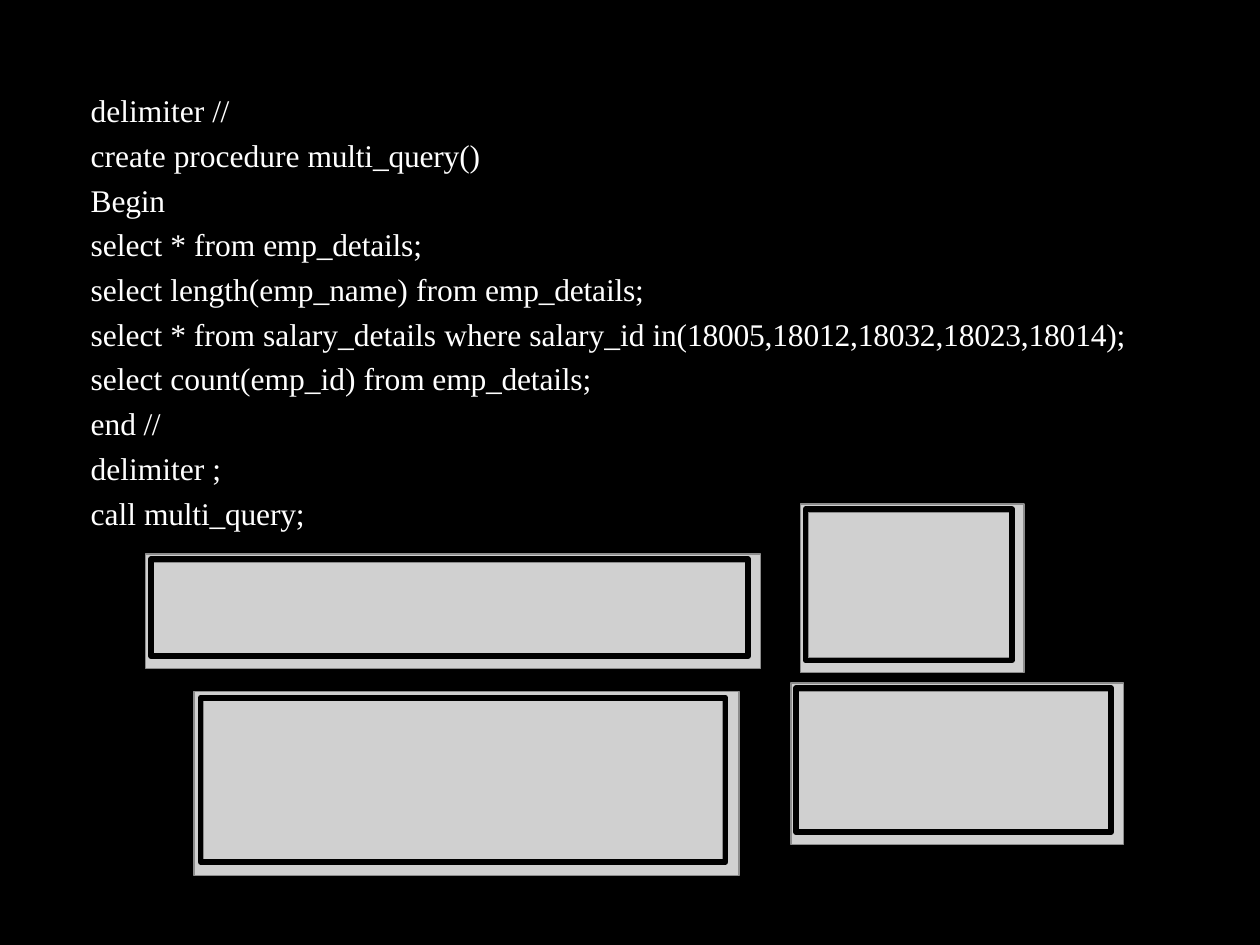
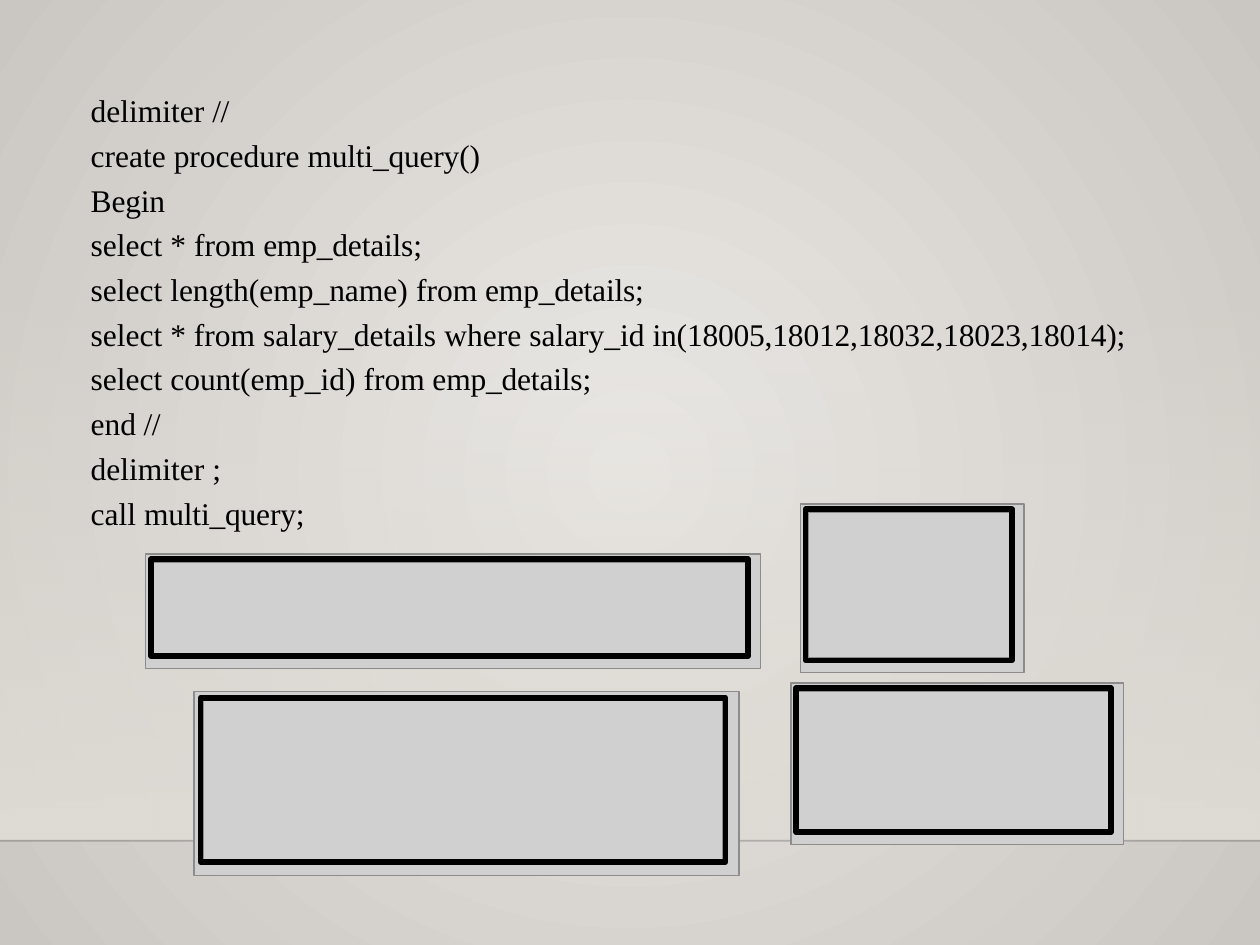
Before and after one commit to Skkishore1103/SQL-Project, a slide deck: slide 52 of Kishore S SQL Project.pptx. Drawn at 1260x945 pixels with LibreOffice and Linux fonts; fonts in the diff are those of the drawing; grey boxes stand for pictures; background and template pictures are left out. Boxes give left, top, right and bottom in pixels: in the first picture for what was removed or moved away, otherwise in the second. Text is boxed around its words. In the diff, an @@ line names an element or a change of style, - is before the commit and + after.

```diff
--- a/Kishore S SQL Project.pptx
+++ b/Kishore S SQL Project.pptx
@@ background picture (left out) to gradient #ECEAE7 to #CAC7C1 @@
@@ text "delimiter //" at bbox=[91, 100, 1126, 531]: text colour #FFFFFF to #000000 @@
@@ rectangle added at bbox=[0, 277, 1260, 839], fill gradient #DFDBD5 @@
@@ line added from (0, 840) to (1260, 840), #000001 1 pt @@
```
Also in this commit, not shown: 59 other slides changed.
